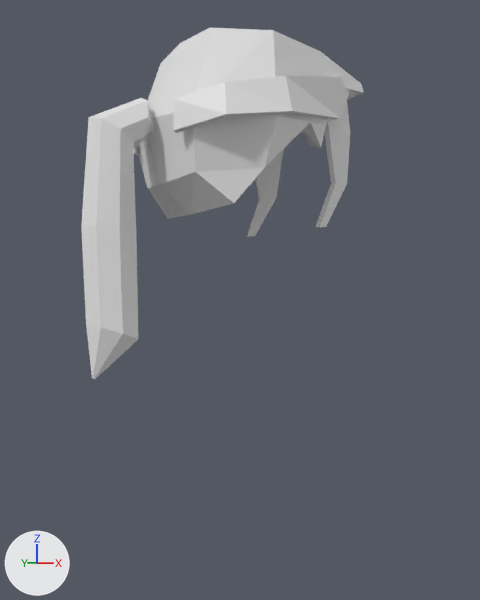
Renders of the Blender file RAT_Documentation/Darren/Modelling/Project Files/Player_Rigged_New.blend from each side of a commit.
Camera for both pictures: a 50 mm camera at (-5.12, -8.27, 3.14) aimed at (-0.35, -0.13, 3.02). The lights are fixed; the arrows at lower left show +X, +Y and +Z. The first picture is the older version.

Objects in the first picture: 'Hair_Bangs', 'Hair_Base.002', 'Hair_PonyTail', 'Hair_Side'.
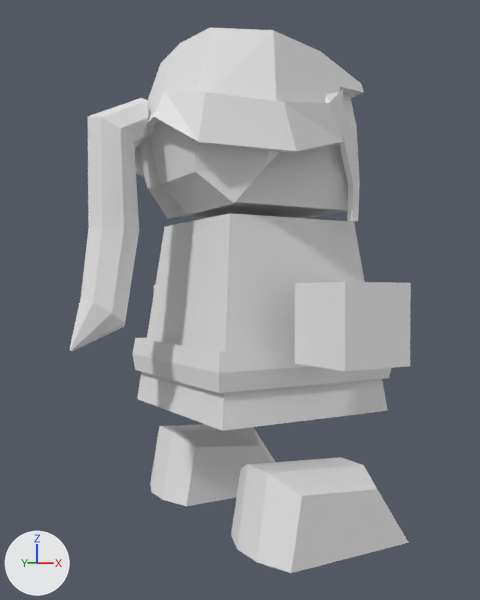
Commit message: 🔨 Finishing touches on hair

Edits to the bpy script that builds the scene:
```text
Change me_sphere_004:
    used by ob_hair_bangs; location = (0.0, -0.01, 5.4); scale = (1.61, 1.51, 1.61)
    remove me_sphere_004.from_pydata(...)  # 8 vertices, 3 faces; spans x 0.261..0.693, y 0.451..0.672, z -0.86..0.386
    add me_sphere_004.from_pydata(...)  # 8 vertices, 3 faces; spans x 0.368..0.716, y 0.478..0.865, z -0.81..0.362
    me_sphere_004 part 1
    me_sphere_004.vertices[0].co: (0.693, 0.451, 0.386) -> (0.716, 0.478, 0.356)
    me_sphere_004.vertices[1].co: (0.37, 0.545, 0.355) -> (0.391, 0.57, 0.362)
    me_sphere_004.vertices[2].co: (0.643, 0.578, -0.006) -> (0.673, 0.627, 0.042)
    me_sphere_004.vertices[3].co: (0.323, 0.672, 0.048) -> (0.368, 0.777, 0.044)
    me_sphere_004.vertices[4].co: (0.581, 0.611, -0.463) -> (0.679, 0.667, -0.45)
    me_sphere_004.vertices[5].co: (0.417, 0.659, -0.479) -> (0.536, 0.761, -0.487)
    me_sphere_004.vertices[6].co: (0.343, 0.623, -0.853) -> (0.525, 0.839, -0.808)
    me_sphere_004.vertices[7].co: (0.261, 0.647, -0.86) -> (0.444, 0.865, -0.81)
Change me_sphere_005:
    used by ob_hair_side; location = (0.0, -0.01, 5.4); scale = (1.61, 1.51, 1.61)
    remove me_sphere_005.from_pydata(...)  # 10 vertices, 4 faces; spans x -0.99..0.59, y 0.46..1.03, z -0.18..0.46
    add me_sphere_005.from_pydata(...)  # 12 vertices, 5 faces; spans x -1.09..0.49, y 0.08..1.05, z -0.36..0.35
    me_sphere_005 part 2: the whole mesh is rebuilt
Change me_circle_001:
    used by ob_hair_ponytail; location = (-1.31, 0.01, 5.29); rotation_euler = (0.0, -1.445, 0.0), in degrees (0, -83, 0); scale = (0.284, 0.284, 0.284)
    remove me_circle_001.from_pydata(...)  # 56 vertices, 48 faces; spans x -11.94..1.2, y -1.3..1.3, z 0.31..4.15
    add me_circle_001.from_pydata(...)  # 56 vertices, 48 faces; spans x -10.8..1.2, y -1.27..1.27, z 0.31..4.2
    me_circle_001 part 3: 32 of 56 vertices moved; they spanned x -11.94..-0.35, y -1.3..1.3, z 0.57..4.15 and now span x -10.8..-0.32, y -1.27..1.27, z 1.15..4.2; mean shift (0.51, 0.0, 0.38); largest move (-11.91, 0.0, 2.56) -> (-10.69, 0.0, 3.74)
Change ob_body_002:
    remove ob_body_002.hide_set(True)
Change ob_head_001:
    remove ob_head_001.hide_set(True)
Change ob_leftfoot_001:
    remove ob_leftfoot_001.hide_set(True)
Change ob_lefthand_001:
    remove ob_lefthand_001.hide_set(True)
Change ob_rightfoot_001:
    remove ob_rightfoot_001.hide_set(True)
Change ob_righthand_001:
    remove ob_righthand_001.hide_set(True)
Change ob_belt:
    remove ob_belt.hide_set(True)
```

What differs and where, as boxes (x1, y1, x2, y2) in the pictures (480 x 600 px; the box of a moved part takes in the faces that stretch with it):
'Body.002', shown: after (137, 213, 388, 431)
'RightFoot.001', shown: after (231, 457, 409, 573)
'Hair_PonyTail', reshaped (15% wider, 10% shorter): before (81, 98, 153, 379); after (70, 98, 153, 351)
'Hair_Side', reshaped: before (133, 76, 350, 155); after (135, 88, 343, 176)
'RightHand.001', shown: after (295, 282, 411, 371)
'Belt', shown: after (133, 337, 391, 393)
'LeftFoot.001', shown: after (150, 424, 275, 506)
'Head.001', shown: after (166, 144, 348, 219)
'Hair_Bangs', reshaped: before (247, 101, 350, 237); after (339, 95, 360, 222)
part 3 of me_circle_001, moved or reshaped: before (81, 102, 148, 379); after (70, 102, 148, 351)
